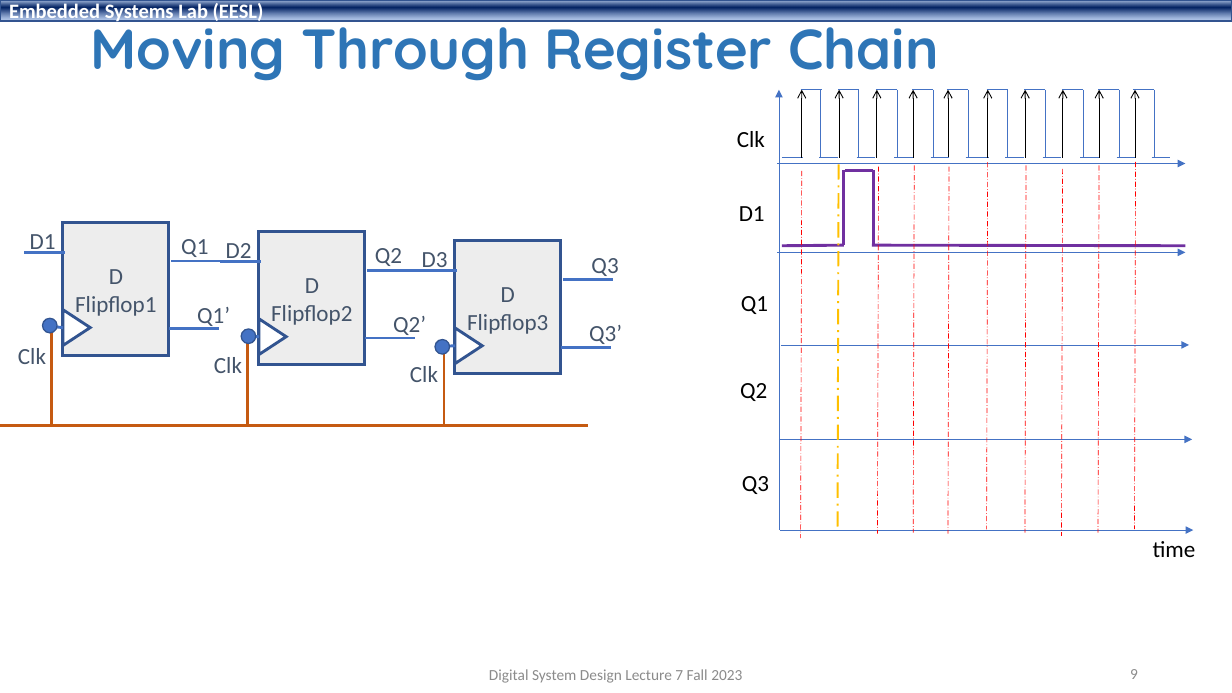
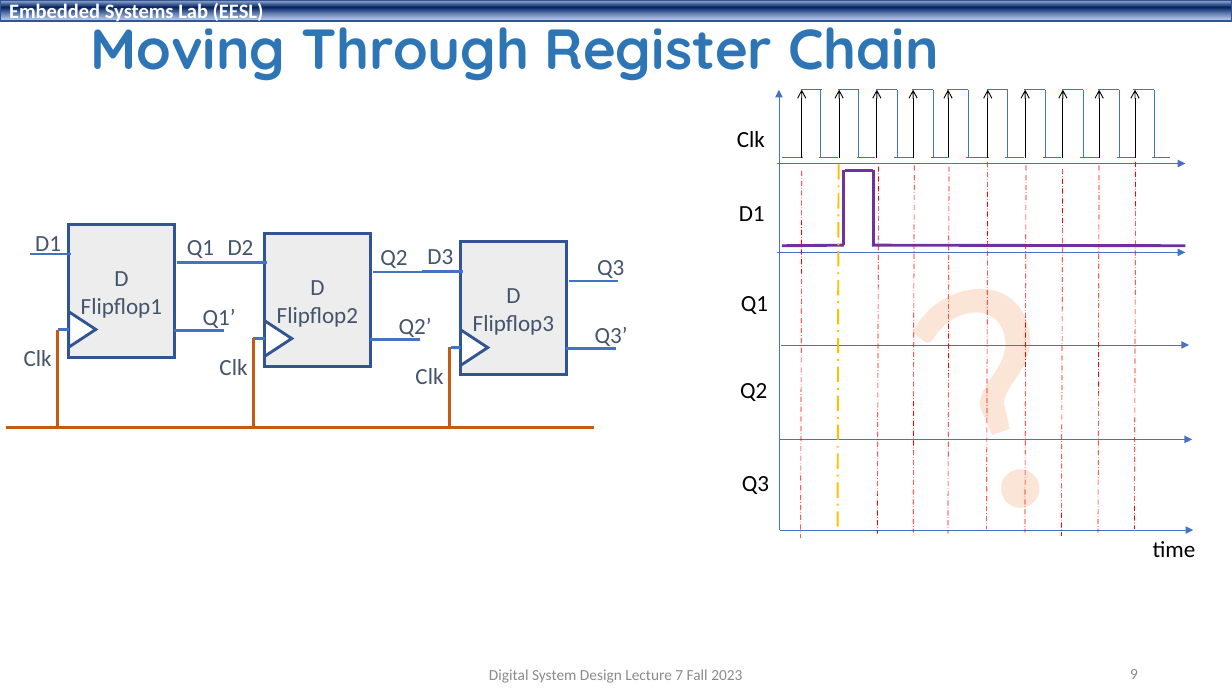
Before and after one commit to shahidmasud/shahidmasud.github.io, a slide deck: slide 9 of DSD_Lec7_Fall2023.ppsx. Drawn at 1232x693 pixels with LibreOffice and Linux fonts; fonts in the diff are those of the drawing; background and template pictures are left out. Boxes give left, top, right and bottom in pixels: in the first picture for what was removed or moved away, otherwise in the second. Text is boxed around its words. In the diff, an @@ line names an element or a change of style, - is before the commit and + after.

```diff
--- a/DSD_Lec7_Fall2023.ppsx
+++ b/DSD_Lec7_Fall2023.ppsx
@@ text added at bbox=[856, 180, 1139, 594], 239 pt, text #FBE5D6 @@
+?
@@ text "D3" rewrapped from bbox=[422, 252, 448, 272] to bbox=[427, 249, 453, 264] @@
@@ 13 lines, 10 texts, 3 rectangles, 3 triangles: place and size @@
-13 lines, 10 texts, 3 rectangles, 3 triangles at bbox=[0, 223, 622, 425]
+13 lines, 10 texts, 3 rectangles, 3 triangles at bbox=[6, 225, 628, 427]
@@ ellipse removed at bbox=[43, 318, 57, 333] @@
@@ ellipse removed at bbox=[241, 329, 256, 344] @@
@@ line moved from (63, 328) - (43, 325) to (68, 330) - (57, 330) @@
@@ line moved from (259, 336) - (241, 336) to (264, 338) - (253, 338) @@
@@ ellipse removed at bbox=[435, 339, 450, 354] @@
@@ line moved from (455, 346) - (435, 347) to (460, 348) - (451, 348) @@
```
Also in this commit, not shown: 9 other slides changed, 1 other file.
